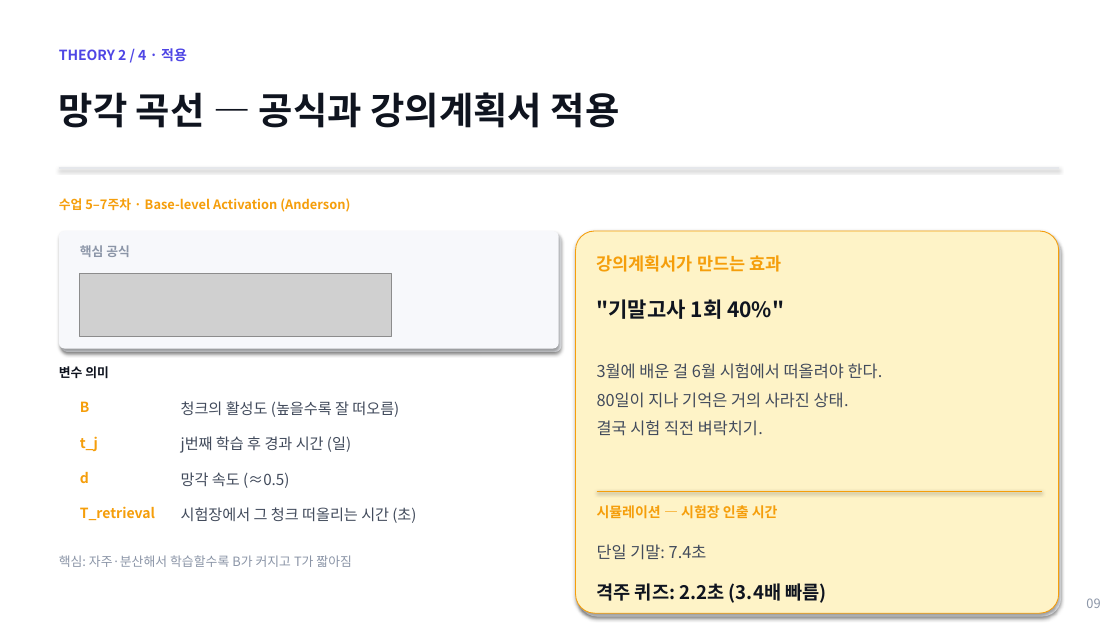
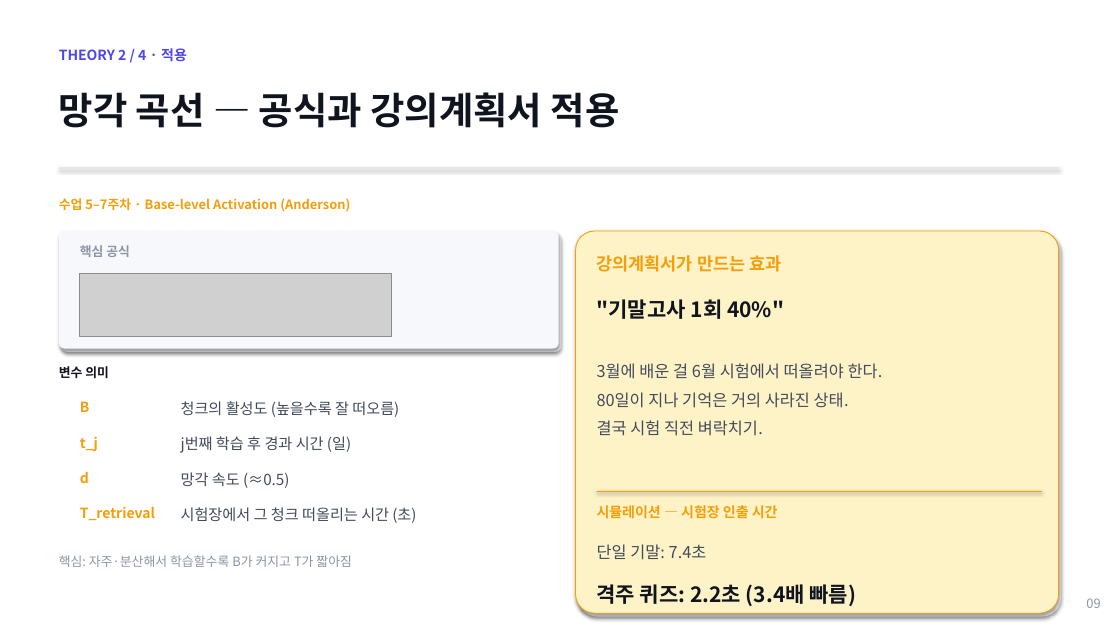
Before and after one commit to lshpy/imen315-syllabus-meta, a slide deck: slide 9 of team_project/kickoff_2026-05-11.pptx. Drawn at 1120x630 pixels with LibreOffice and Linux fonts; fonts in the diff are those of the drawing; grey boxes stand for pictures. Boxes give left, top, right and bottom in pixels: in the first picture for what was removed or moved away, otherwise in the second. Text is boxed around its words. In the diff, an @@ line names an element or a change of style, - is before the commit and + after.

```diff
--- a/team_project/kickoff_2026-05-11.pptx
+++ b/team_project/kickoff_2026-05-11.pptx
@@ text "격주 퀴즈: 2.2초 (3.4배 빠름)" at box(597, 584, 857, 606): size 16 to 18 pt @@
```
Also in this commit, not shown: 3 other slides changed, 1 other file.
